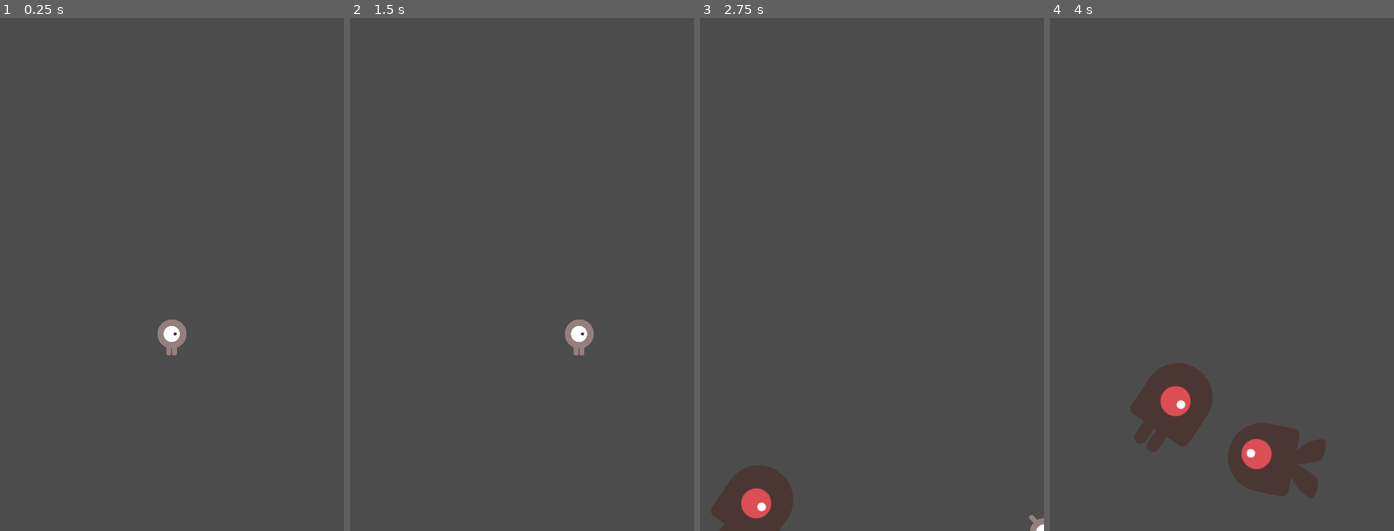
Above: before the commit, frames 1-4 (left to right).
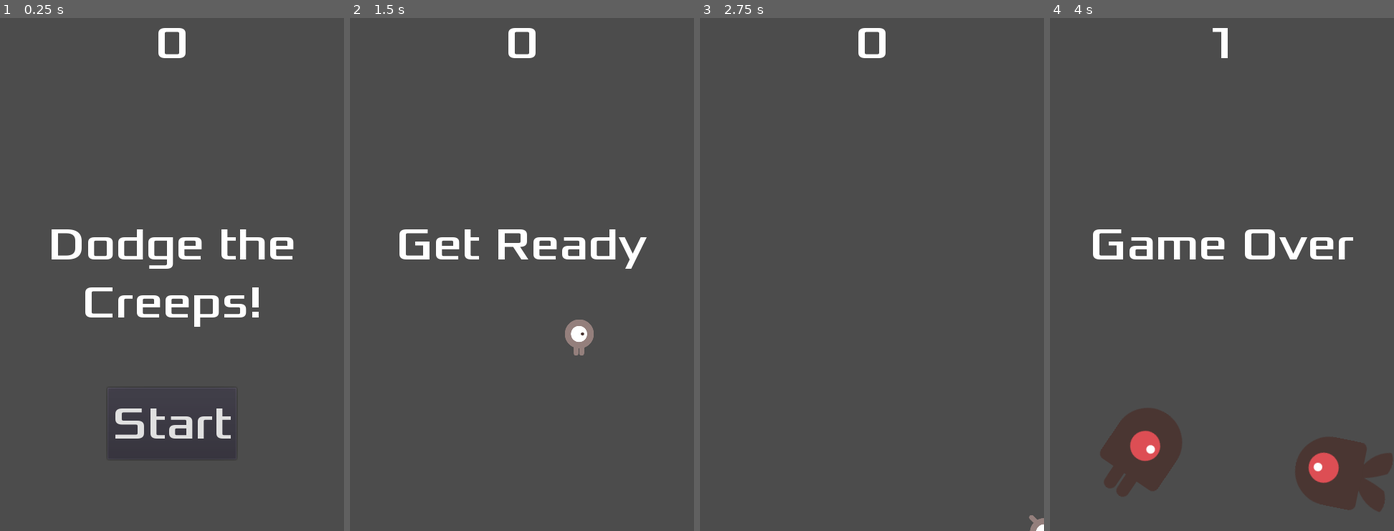
Above: after the commit, the same moments.

Repository: OhHiMerq/playground-first-2d-godot-game
Game: Godot game, scene res://Main.tscn
Two runs of this game, one before a commit and one after it. Both use one fixed random seed, a clock stepped at 60 frames per second and the inputs below.
Inputs (mouse positions are in pixels of both pictures, inside the frame that each line leads up to):
- Up to frame 1 (0.25 s): no input
- Up to frame 2 (1.5 s): click (522, 423) at 0.5 s, where only the run after the commit has a clickable "Start"; tap Enter at 1.25 s; hold Right (move_right) from 1.28 s (still down)
- Up to frame 3 (2.75 s): release Right (move_right) at 2.03 s; hold Down (move_down) from 2.03 s (still down)
- Up to frame 4 (4 s): release Down (move_down) at 2.78 s; hold Right (move_right) 2.78-3.53 s; hold Up (move_up) from 3.53 s (still down)

The runs differ from the first frame. In frame 1, 4.5% of the frame differs, in the area x 15-86%, y 1-82%; in frame 2, 2.0%; in frame 3, 2.6%; in frame 4, 11%, in the area x 12-100%, y 1-97%.

Commit message:
connect hud to main scene

Diff:
--- /dev/null
+++ b/HUD.gd
@@ -0,0 +1,29 @@
+extends CanvasLayer
+
+signal start_game
+
+func show_message(text):
+	$Message.text = text
+	$Message.show()
+	$MessageTimer.start()
+
+func show_game_over():
+	show_message("Game Over")
+	# Wait until the MessageTimer has counted down.
+	yield($MessageTimer, "timeout")
+
+	$Message.text = "Dodge the\nCreeps!"
+	$Message.show()
+	# Make a one-shot timer and wait for it to finish.
+	yield(get_tree().create_timer(1), "timeout")
+	$StartButton.show()
+
+func update_score(score):
+	$ScoreLabel.text = str(score)
+
+func _on_MessageTimer_timeout():
+	$Message.hide()
+
+func _on_StartButton_pressed():
+	$StartButton.hide()
+	emit_signal("start_game")
--- /dev/null
+++ b/HUD.tscn
@@ -0,0 +1,49 @@
+[gd_scene load_steps=4 format=2]
+
+[ext_resource path="res://fonts/Xolonium-Regular.ttf" type="DynamicFontData" id=1]
+[ext_resource path="res://HUD.gd" type="Script" id=2]
+
+[sub_resource type="DynamicFont" id=1]
+size = 64
+font_data = ExtResource( 1 )
+
+[node name="HUD" type="CanvasLayer"]
+script = ExtResource( 2 )
+
+[node name="ScoreLabel" type="Label" parent="."]
+anchor_right = 1.0
+margin_bottom = 78.0
+custom_fonts/font = SubResource( 1 )
+text = "0"
+align = 1
+
+[node name="Message" type="Label" parent="."]
+anchor_top = 0.5
+anchor_right = 1.0
+anchor_bottom = 0.5
+margin_top = -79.5
+margin_bottom = 79.5
+custom_fonts/font = SubResource( 1 )
+text = "Dodge the
+Creeps!"
+align = 1
+autowrap = true
+
+[node name="StartButton" type="Button" parent="."]
+anchor_left = 0.5
+anchor_top = 1.0
+anchor_right = 0.5
+anchor_bottom = 1.0
+margin_left = -90.0
+margin_top = -200.0
+margin_right = 90.0
+margin_bottom = -100.0
+custom_fonts/font = SubResource( 1 )
+text = "Start"
+
+[node name="MessageTimer" type="Timer" parent="."]
+wait_time = 2.0
+one_shot = true
+
+[connection signal="pressed" from="StartButton" to="." method="_on_StartButton_pressed"]
+[connection signal="timeout" from="MessageTimer" to="." method="_on_MessageTimer_timeout"]
--- a/Main.gd
+++ b/Main.gd
@@ -5,22 +5,26 @@
 
 func _ready():
 	randomize()
-	new_game()
 
 
 
 func game_over():
 	$ScoreTimer.stop()
 	$MobTimer.stop()
+	$HUD.show_game_over()
 
 func new_game():
 	score = 0
 	$Player.start($StartPosition.position)
 	$StartTimer.start()
+	$HUD.update_score(score)
+	$HUD.show_message("Get Ready")
+	get_tree().call_group("mobs", "queue_free")
 
 
 func _on_ScoreTimer_timeout():
 	score += 1
+	$HUD.update_score(score)
 
 
 func _on_StartTimer_timeout():
--- a/Main.tscn
+++ b/Main.tscn
@@ -1,8 +1,9 @@
-[gd_scene load_steps=5 format=2]
+[gd_scene load_steps=6 format=2]
 
 [ext_resource path="res://Player.tscn" type="PackedScene" id=1]
 [ext_resource path="res://Main.gd" type="Script" id=2]
 [ext_resource path="res://Mob.tscn" type="PackedScene" id=3]
+[ext_resource path="res://HUD.tscn" type="PackedScene" id=4]
 
 [sub_resource type="Curve2D" id=1]
 _data = {
@@ -34,7 +35,10 @@
 
 [node name="MobSpawnLocation" type="PathFollow2D" parent="MobPath"]
 
+[node name="HUD" parent="." instance=ExtResource( 4 )]
+
 [connection signal="hit" from="Player" to="." method="game_over"]
 [connection signal="timeout" from="MobTimer" to="." method="_on_MobTimer_timeout"]
 [connection signal="timeout" from="ScoreTimer" to="." method="_on_ScoreTimer_timeout"]
 [connection signal="timeout" from="StartTimer" to="." method="_on_StartTimer_timeout"]
+[connection signal="start_game" from="HUD" to="." method="new_game"]
--- a/Mob.tscn
+++ b/Mob.tscn
@@ -30,7 +30,7 @@
 radius = 48.0
 height = 85.3333
 
-[node name="Mob" type="RigidBody2D"]
+[node name="Mob" type="RigidBody2D" groups=["mobs"]]
 rotation = 1.5708
 scale = Vector2( 0.75, 0.75 )
 collision_mask = 0
